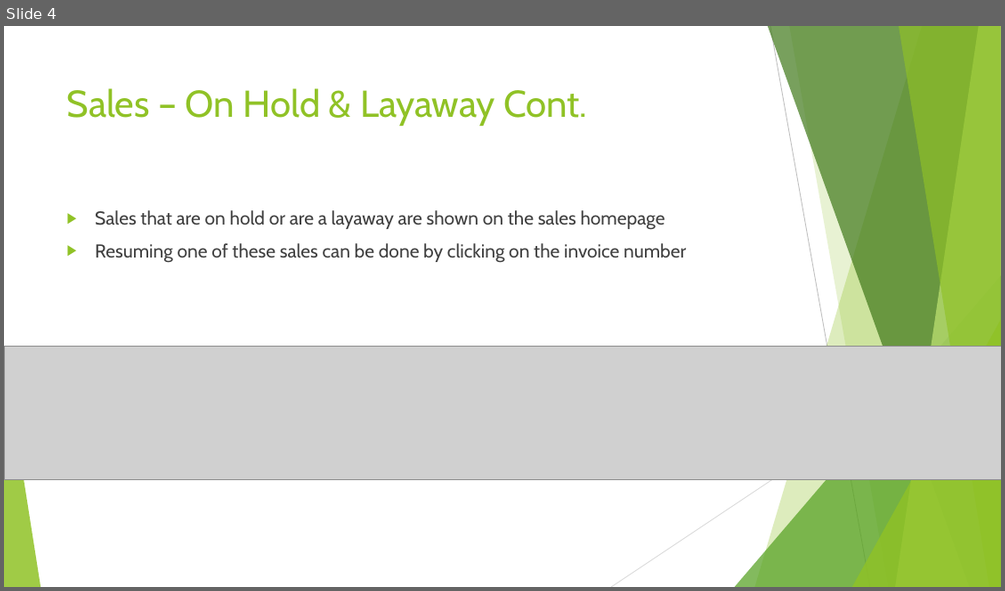
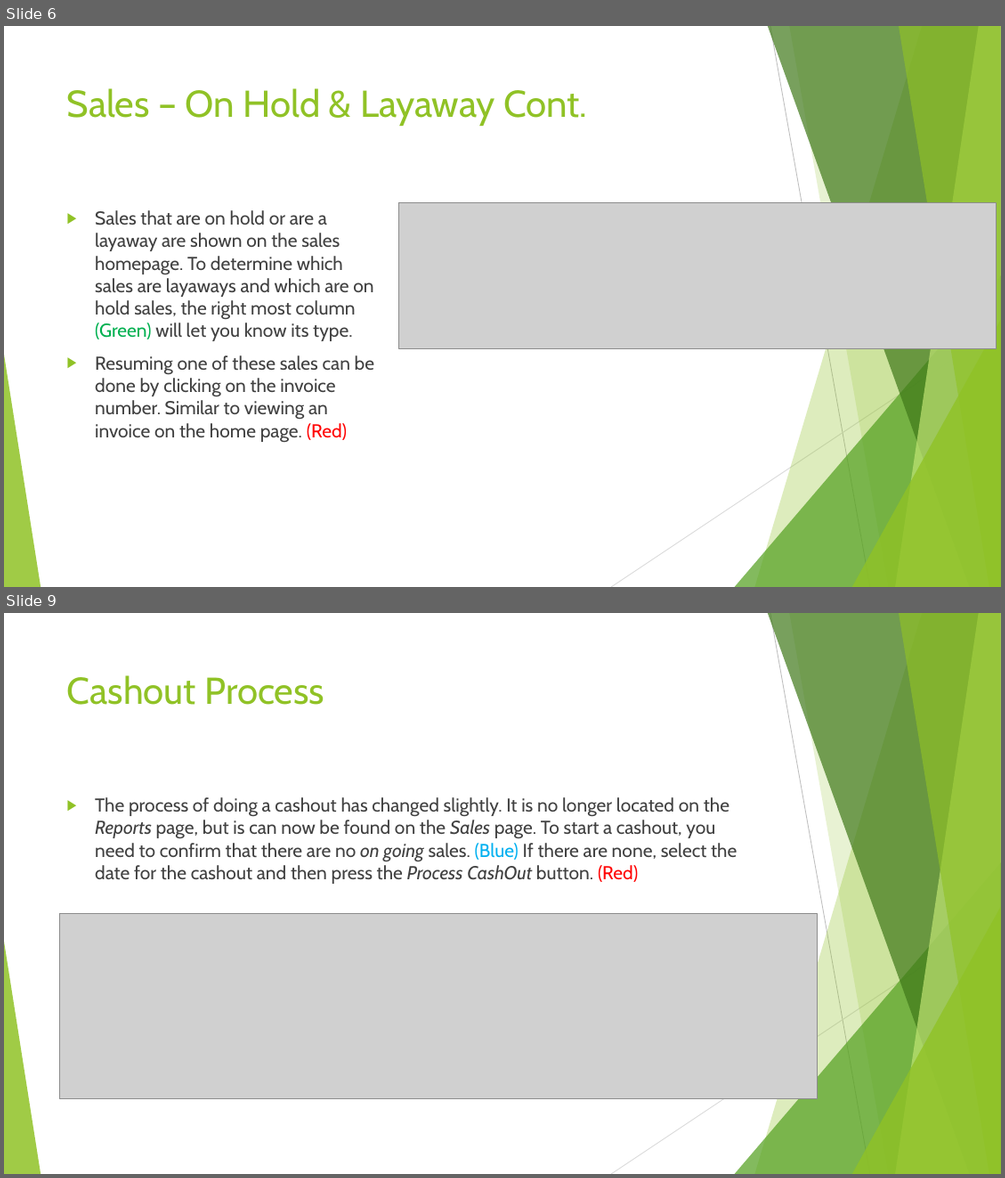
Before and after one commit to SweetSpotProShop/SweetSpot-Documentation, a slide deck: Release Powerpoints/V3.1.0.pptx. Shown one above the other, each under a label of ours: slide 4 before the commit, slides 6 and 9 after it; the slides between them are not shown. The pictures are 1005x591 and 1005x1178 pixels, drawn with LibreOffice and Linux fonts; fonts in the diff are those of the drawing; grey boxes stand for pictures. Boxes give left, top, right and bottom in pixels: in the first picture for what was removed or moved away, otherwise in the second. Text is boxed around its words. In the diff, an @@ line names an element or a change of style, - is before the commit and + after.

Commit message:
V3.1.0 - PowerPoint updated
-Updated the powerpoint for V3.1.0
-Temp Screenshots added

```diff
--- a/Release Powerpoints/V3.1.0.pptx
+++ b/Release Powerpoints/V3.1.0.pptx
@@ slide 9 added at (x1=4, y1=613, x2=1001, y2=1174), background #FFFFFF; not listed: 10 template elements that a slide beside it also shows @@
@@ title added at (x1=67, y1=675, x2=324, y2=705), 36 pt, text #90C226 @@
+Cashout Process
@@ text added at (x1=95, y1=797, x2=736, y2=884), 18 pt, text #404040 @@
+▶ The process of doing a cashout has changed slightly. It is no longer located on the Reports page, but is can now be found on the Sales page. To start a cashout, you need to confirm that there are no on going sales. (Blue) If there are none, select the date for the cashout and then press the Process CashOut button. (Red)
@@ picture added at (x1=59, y1=914, x2=817, y2=1098) @@
@@ what was slide 4 is now slide 6 @@
@@ slide 6 changed as well @@
@@ text at (x1=95, y1=210, x2=374, y2=442): text changed @@
-▶ Sales that are on hold or are a layaway are shown on the sales homepage
-▶ Resuming one of these sales can be done by clicking on the invoice number
+▶ Sales that are on hold or are a layaway are shown on the sales homepage. To determine which sales are layaways and which are on hold sales, the right most column (Green) will let you know its type.
+▶ Resuming one of these sales can be done by clicking on the invoice number. Similar to viewing an invoice on the home page. (Red)
@@ picture added at (x1=399, y1=202, x2=995, y2=349) @@
@@ picture removed at (x1=4, y1=346, x2=1001, y2=480) @@
```
Also in this commit, not shown: 6 other slides changed, 4 other slides added, 4 slides removed, 9 other files.
